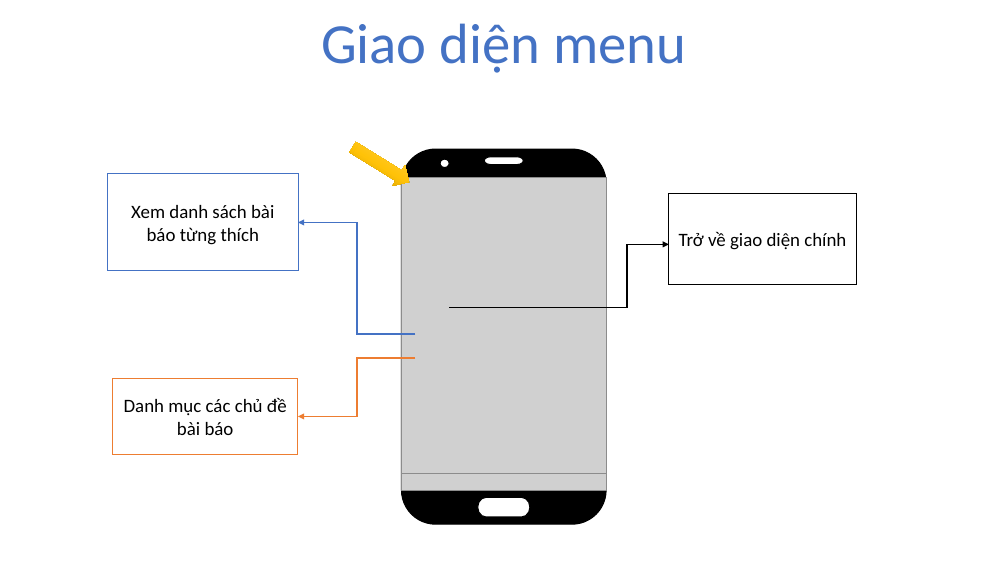
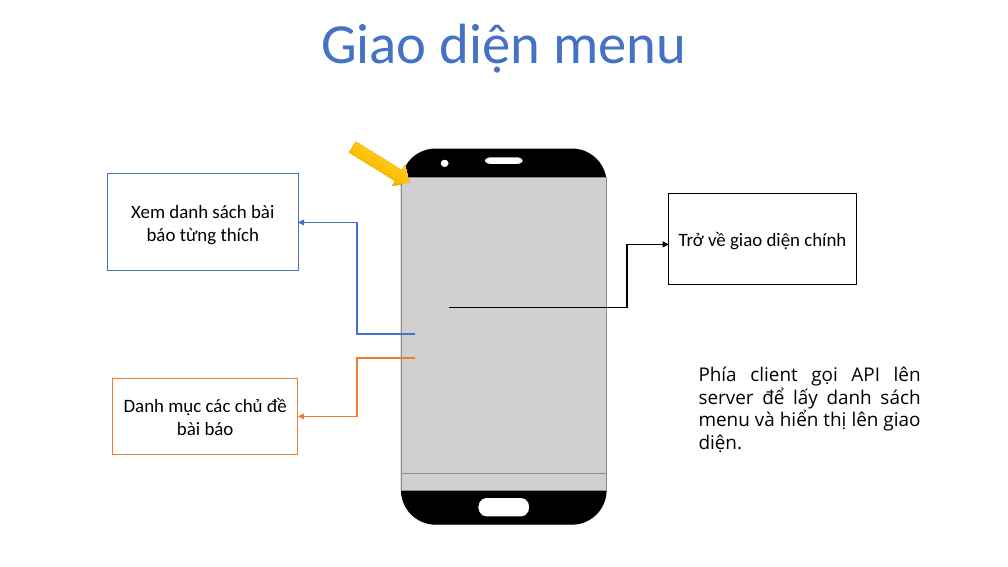
Before and after one commit to hoangnam1997/android, a slide deck: slide 6 of document/file_thuyet_trinh.pptx (slide 3 before the commit). Drawn at 1008x567 pixels with LibreOffice and Linux fonts; fonts in the diff are those of the drawing; grey boxes stand for pictures; background and template pictures are left out. Boxes give left, top, right and bottom in pixels: in the first picture for what was removed or moved away, otherwise in the second. Text is boxed around its words. In the diff, an @@ line names an element or a change of style, - is before the commit and + after.

```diff
--- a/document/file_thuyet_trinh.pptx
+++ b/document/file_thuyet_trinh.pptx
@@ text added at (699, 366, 921, 452), 18 pt, text #000000 @@
+  Phía client gọi API lên server để lấy danh sách menu và hiển thị lên giao diện.
```
Also in this commit, not shown: 4 other slides changed, 9 slides added, 2 other files.
